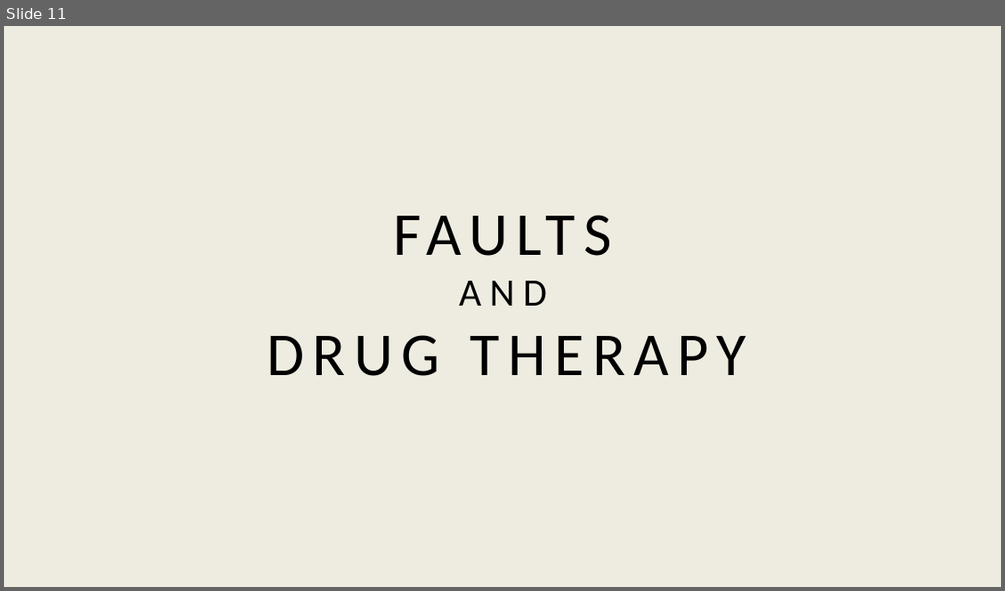
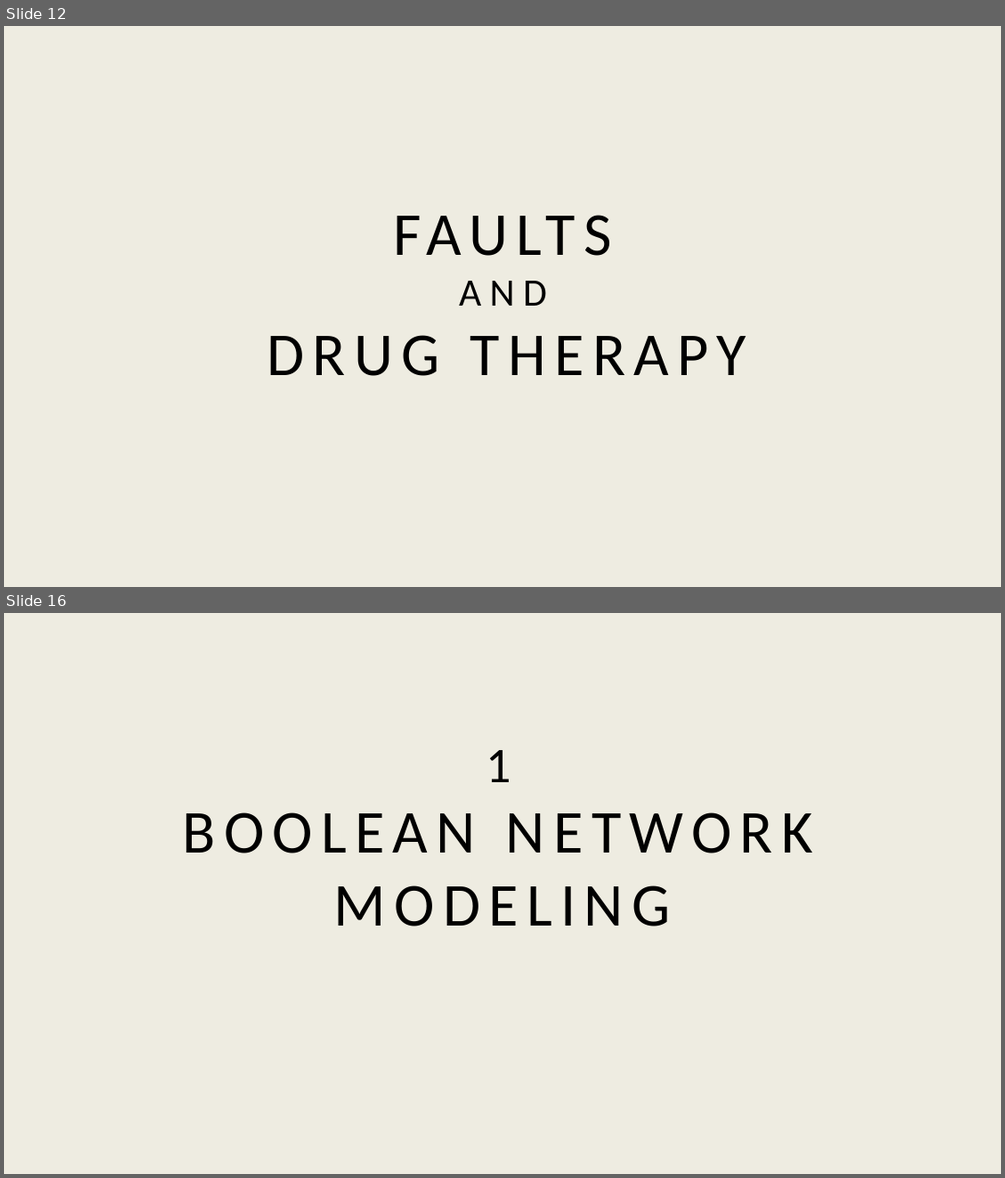
Before and after one commit to AcOdErKa/c--a--n--c--e--r12_16_17, a slide deck: finalDocs/ppt.pptx. Shown one above the other, each under a label of ours: slide 11 before the commit, slides 12 and 16 after it; the slides between them are not shown. The pictures are 1005x591 and 1005x1178 pixels, drawn with LibreOffice and Linux fonts; fonts in the diff are those of the drawing. Boxes give left, top, right and bottom in pixels: in the first picture for what was removed or moved away, otherwise in the second. Text is boxed around its words. In the diff, an @@ line names an element or a change of style, - is before the commit and + after.

```diff
--- a/finalDocs/ppt.pptx
+++ b/finalDocs/ppt.pptx
@@ slide 16 added at <box>4,613,1001,1174</box>, background #EEECE1 @@
@@ title added at <box>183,750,813,926</box>, 44 pt, text #000000 @@
+1
+BOOLEAN NETWORK
+MODELING
@@ what was slide 11 is now slide 12 @@
```
Also in this commit, not shown: 8 slides changed, 26 other slides added.
